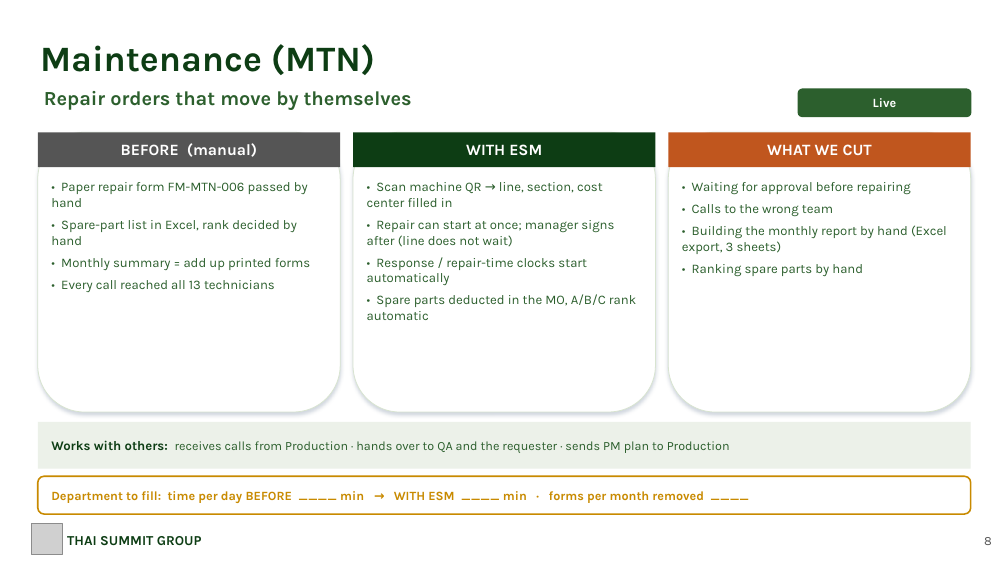
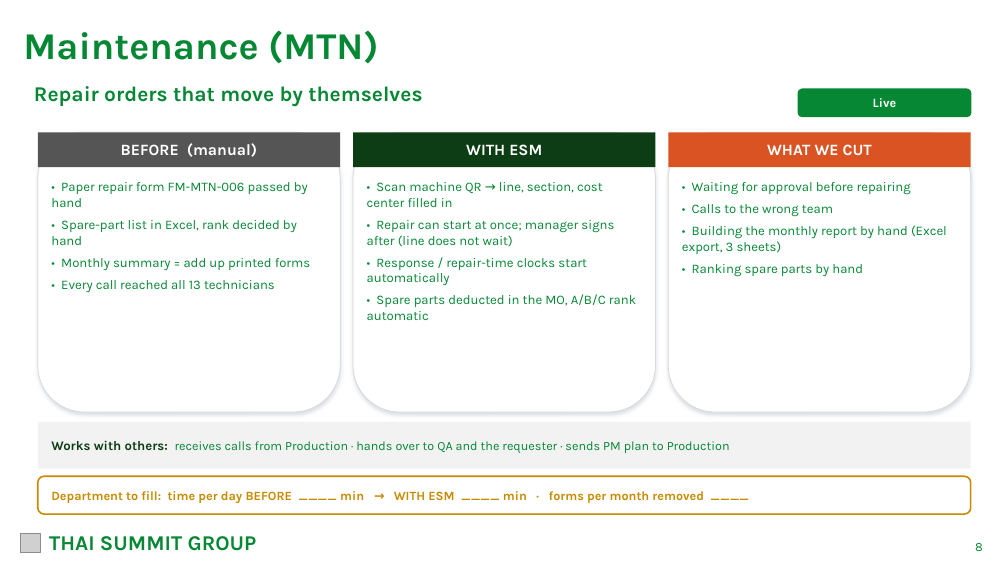
Before and after one commit to tsat4pd3-sketch/4Mmanagement, a slide deck: slide 8 of docs/meetings/TSAT_ESM_Department_Roadshow_2026-10.pptx. Drawn at 1008x567 pixels with LibreOffice and Linux fonts; fonts in the diff are those of the drawing; grey boxes stand for pictures. Boxes give left, top, right and bottom in pixels: in the first picture for what was removed or moved away, otherwise in the second. Text is boxed around its words. In the diff, an @@ line names an element or a change of style, - is before the commit and + after.

```diff
--- a/docs/meetings/TSAT_ESM_Department_Roadshow_2026-10.pptx
+++ b/docs/meetings/TSAT_ESM_Department_Roadshow_2026-10.pptx
@@ text "Maintenance (MTN)": place and size @@
-text "Maintenance (MTN)" at (40,44,375,75)
+text "Maintenance (MTN)" at (23,30,378,64)
@@ text "Maintenance (MTN)" at (23,30,378,64): size 34 to 36 pt, text colour #0D3D14 to #068734; vertical alignment middle to top @@
@@ text "Repair orders that move by ...": place and size @@
-text "Repair orders that move by ..." at (44,91,412,110)
+text "Repair orders that move by ..." at (34,86,422,106)
@@ text "Repair orders that move by ..." at (34,86,422,106): size 19 to 20 pt, text colour #2C5F2D to #068734 @@
@@ rounded rectangle at (798,88,972,117): fill #2C5F2D to #068734 @@
@@ outline #D8E4D0 0.75 pt to #D9D9D9 0.75 pt in 3 elements at (38,132,340,412), (353,132,656,412), (668,132,971,412) @@
@@ rectangle at (668,132,971,167): fill #C0561E to #D95323 @@
@@ text colour #2C5F2D to #068734 in 3 elements at (51,182,311,292), (367,182,636,320), (682,182,947,277) @@
@@ rectangle at (38,422,971,469): fill #ECF1E9 to #F2F2F2 @@
@@ text "Works with others: receives calls ..." at (51,440,730,453): text colour #2C5F2D to #068734 in "receives calls from Production · hands over ..." @@
@@ picture added at (20,533,40,553) @@
@@ picture removed at (32,523,62,555) @@
@@ text "THAI SUMMIT GROUP": place and size @@
-text "THAI SUMMIT GROUP" at (67,536,202,546)
+text "THAI SUMMIT GROUP" at (49,536,257,551)
@@ text "THAI SUMMIT GROUP" at (49,536,257,551): size 13 to 20 pt, text colour #0D3D14 to #068734 @@
@@ text "8": place and size @@
-text "8" at (984,537,992,545)
+text "8" at (975,543,983,551)
@@ text "8" at (975,543,983,551): text colour #555555 to #068734; vertical alignment middle to top @@
```
Also in this commit, not shown: 18 other slides changed, 13 other files.
